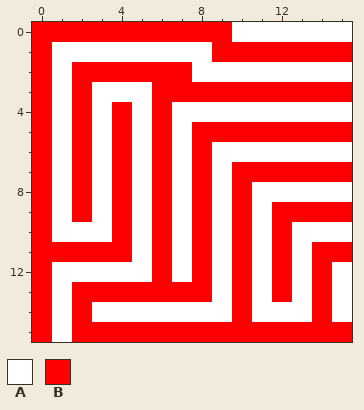
Edited in one commit: pixel-art file (art/aseprite/map.aseprite). Above: the version before the commit.
16x16 pixels, 1 frame.
Palette (. is transparent): A #ffffff  B #ff0000
Pixels before, first column x 0:
 0 BBBBBBBBBBAAAAAA
 1 BAAAAAAAABBBBBBB
 2 BABBBBBBAAAAAAAA
 3 BABAAABBBBBBBBBB
 4 BABABABAAAAAAAAA
 5 BABABABABBBBBBBB
 6 BABABABABAAAAAAA
 7 BABABABABABBBBBB
 8 BABABABABABAAAAA
 9 BABABABABABABBBB
10 BAAABABABABABAAA
11 BBBBBABABABABABB
12 BAAAAABABABABABA
13 BABBBBBBBABABABA
14 BABAAAAAAABAAABA
15 BABBBBBBBBBBBBBB
Now the later version:
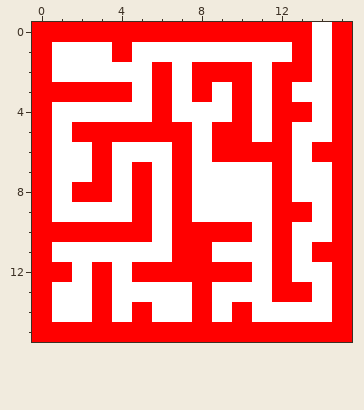
Change:
{"y":0,"x":10,"old":"AAAA","new":"BBBB"}
{"y":0,"x":15,"old":"A","new":"B"}
{"y":1,"x":4,"old":"A","new":"B"}
{"y":1,"x":9,"old":"BBBB","new":"AAAA"}
{"y":1,"x":14,"old":"B","new":"A"}
{"y":2,"x":2,"old":"BBBB","new":"AAAA"}
{"y":2,"x":7,"old":"BAAA","new":"ABBB"}
{"y":2,"x":12,"old":"AA","new":"BB"}
{"y":2,"x":15,"old":"A","new":"B"}
{"y":3,"x":1,"old":"A","new":"B"}
{"y":3,"x":3,"old":"AA","new":"BB"}
{"y":3,"x":7,"old":"B","new":"A"}
{"y":3,"x":9,"old":"B","new":"A"}
{"y":3,"x":11,"old":"B","new":"A"}
{"y":3,"x":13,"old":"BB","new":"AA"}
{"y":4,"x":2,"old":"B","new":"A"}
{"y":4,"x":4,"old":"B","new":"A"}
{"y":4,"x":10,"old":"A","new":"B"}
{"y":4,"x":12,"old":"AA","new":"BB"}
{"y":4,"x":15,"old":"A","new":"B"}
{"y":5,"x":3,"old":"A","new":"B"}
{"y":5,"x":5,"old":"A","new":"B"}
{"y":5,"x":7,"old":"AB","new":"BA"}
{"y":5,"x":11,"old":"B","new":"A"}
{"y":5,"x":13,"old":"BB","new":"AA"}
{"y":6,"x":2,"old":"BAB","new":"ABA"}
{"y":6,"x":6,"old":"BABAAAA","new":"ABABBBB"}
{"y":6,"x":14,"old":"AA","new":"BB"}
{"y":7,"x":2,"old":"BABABAB","new":"ABABABA"}
{"y":7,"x":10,"old":"BB","new":"AA"}
{"y":7,"x":13,"old":"BB","new":"AA"}
{"y":8,"x":3,"old":"ABABAB","new":"BABABA"}
{"y":8,"x":10,"old":"B","new":"A"}
{"y":8,"x":12,"old":"A","new":"B"}
{"y":8,"x":15,"old":"A","new":"B"}
{"y":9,"x":2,"old":"B","new":"A"}
{"y":9,"x":4,"old":"BABAB","new":"ABABA"}
{"y":9,"x":10,"old":"B","new":"A"}
{"y":9,"x":14,"old":"B","new":"A"}
{"y":10,"x":1,"old":"AAA","new":"BBB"}
{"y":10,"x":5,"old":"ABA","new":"BAB"}
{"y":10,"x":9,"old":"A","new":"B"}
{"y":10,"x":15,"old":"A","new":"B"}
{"y":11,"x":1,"old":"BBBB","new":"AAAA"}
{"y":11,"x":6,"old":"BA","new":"AB"}
{"y":11,"x":10,"old":"B","new":"A"}
{"y":12,"x":1,"old":"A","new":"B"}
{"y":12,"x":3,"old":"A","new":"B"}
{"y":12,"x":5,"old":"A","new":"B"}
{"y":12,"x":7,"old":"A","new":"B"}
{"y":12,"x":9,"old":"A","new":"B"}
{"y":12,"x":14,"old":"BA","new":"AB"}
{"y":13,"x":2,"old":"B","new":"A"}
{"y":13,"x":4,"old":"BBBB","new":"AAAA"}
{"y":13,"x":10,"old":"B","new":"A"}
{"y":13,"x":13,"old":"ABA","new":"BAB"}
{"y":14,"x":2,"old":"BA","new":"AB"}
{"y":14,"x":5,"old":"A","new":"B"}
{"y":14,"x":8,"old":"A","new":"B"}
{"y":14,"x":14,"old":"BA","new":"AB"}
{"y":15,"x":1,"old":"A","new":"B"}
